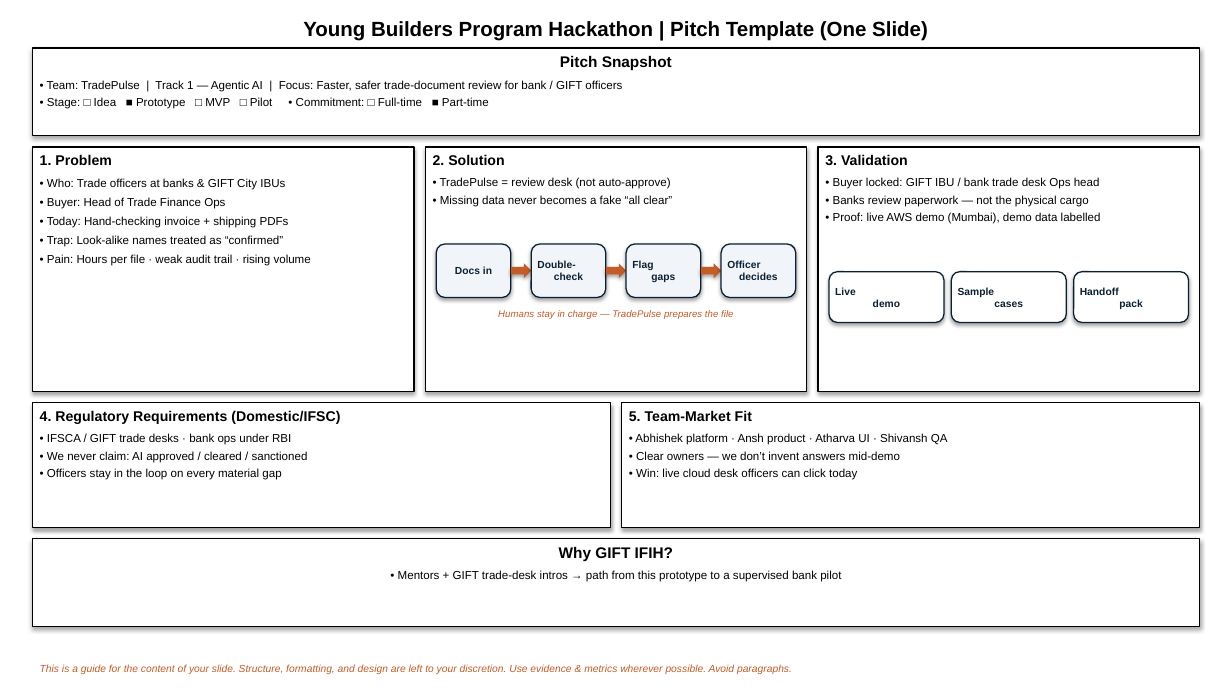
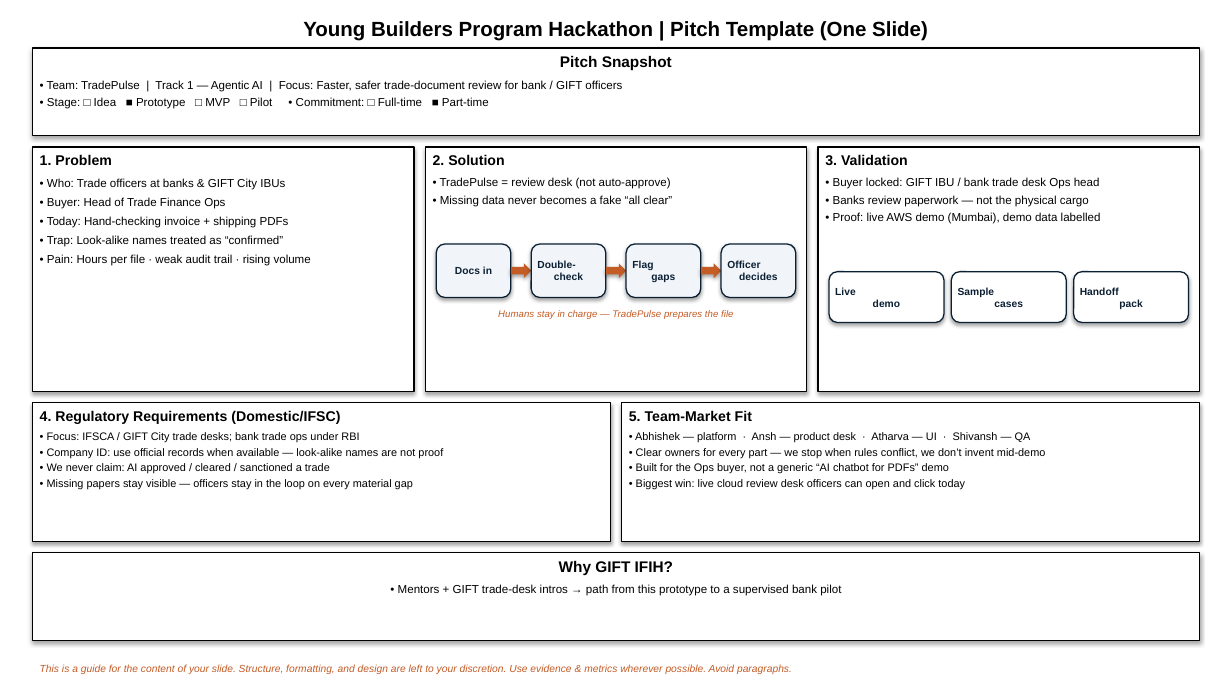
Before and after one commit to CodeMeAbhishek/tradepulse, a slide deck: slide 1 of docs/reports/TradePulse_Young_Builders_Pitch_One_Slide.pptx. Drawn at 1232x693 pixels with LibreOffice and Linux fonts; fonts in the diff are those of the drawing. Boxes give left, top, right and bottom in pixels: in the first picture for what was removed or moved away, otherwise in the second. Text is boxed around its words. In the diff, an @@ line names an element or a change of style, - is before the commit and + after.

```diff
--- a/docs/reports/TradePulse_Young_Builders_Pitch_One_Slide.pptx
+++ b/docs/reports/TradePulse_Young_Builders_Pitch_One_Slide.pptx
@@ rectangle "4. Regulatory Requirements (Domestic/IFSC)" resized from (x1=32, y1=403, x2=611, y2=528) to (x1=32, y1=403, x2=611, y2=542) @@
@@ rectangle "5. Team-Market Fit" resized from (x1=622, y1=403, x2=1201, y2=528) to (x1=622, y1=403, x2=1201, y2=542) @@
@@ text in rectangle at (x1=47, y1=432, x2=443, y2=490): text changed; size 9 to 8.5 pt @@
-• IFSCA / GIFT trade desks · bank ops under RBI
-• We never claim: AI approved / cleared / sanctioned
-• Officers stay in the loop on every material gap
+• Focus: IFSCA / GIFT City trade desks; bank trade ops under RBI
+• Company ID: use official records when available — look-alike names are not proof
+• We never claim: AI approved / cleared / sanctioned a trade
+• Missing papers stay visible — officers stay in the loop on every material gap
@@ text in rectangle at (x1=635, y1=432, x2=1046, y2=490): text changed; size 9 to 8.5 pt @@
-• Abhishek platform · Ansh product · Atharva UI · Shivansh QA
-• Clear owners — we don’t invent answers mid-demo
-• Win: live cloud desk officers can click today
+• Abhishek — platform · Ansh — product desk · Atharva — UI · Shivansh — QA
+• Clear owners for every part — we stop when rules conflict, we don’t invent mid-demo
+• Built for the Ops buyer, not a generic “AI chatbot for PDFs” demo
+• Biggest win: live cloud review desk officers can open and click today
@@ rectangle "Why GIFT IFIH?" moved from (x1=32, y1=539, x2=1200, y2=627) to (x1=32, y1=553, x2=1200, y2=640) @@
```
Also in this commit, not shown: 1 other file.
